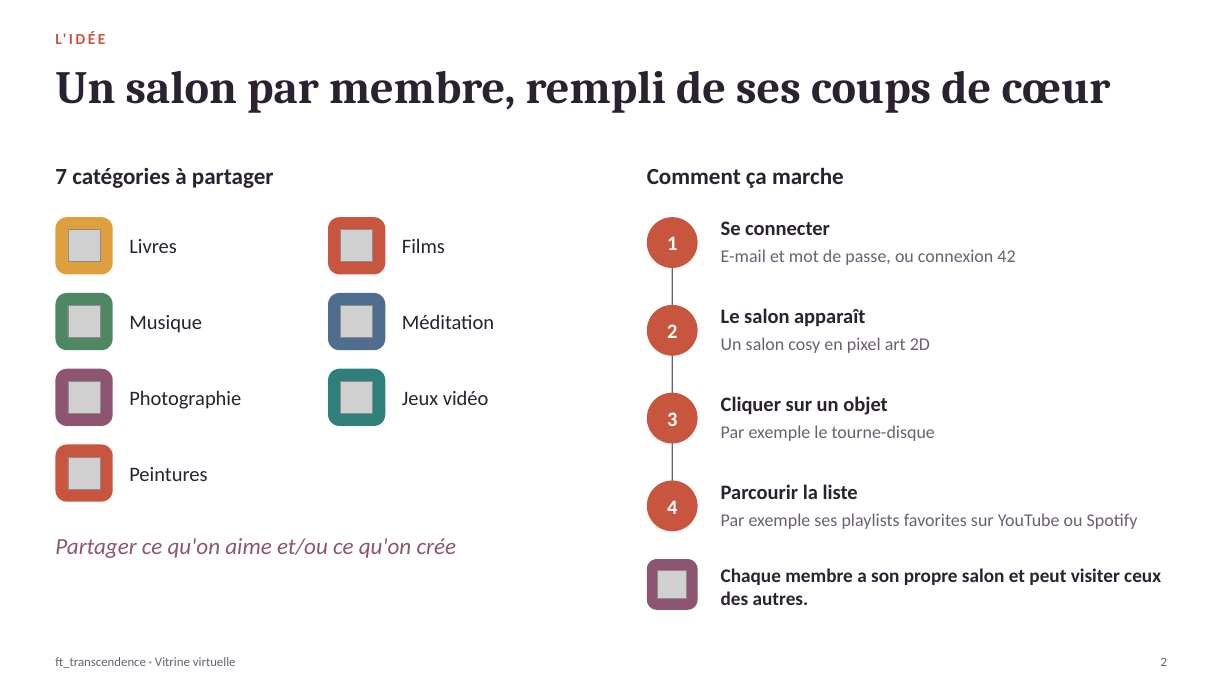
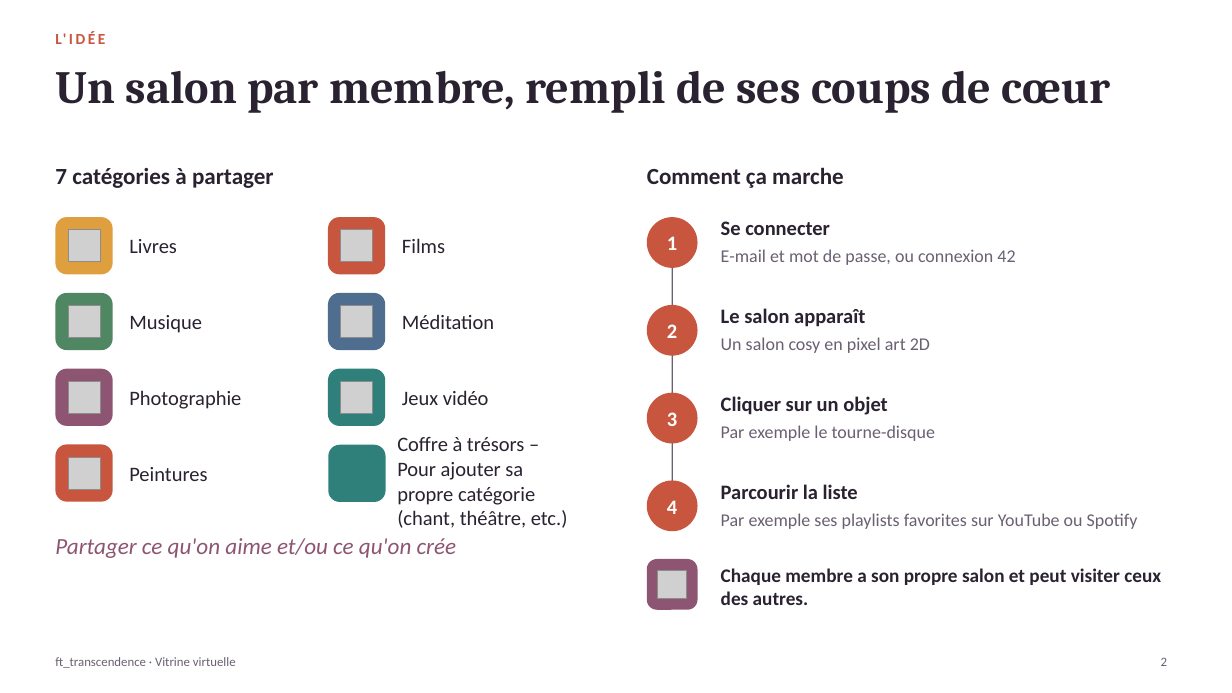
Before and after one commit to Komorebi-32/Transcendance, a slide deck: slide 2 of documentation/slides/showcase_room_overview_fr.pptx. Drawn at 1232x693 pixels with LibreOffice and Linux fonts; fonts in the diff are those of the drawing; grey boxes stand for pictures. Boxes give left, top, right and bottom in pixels: in the first picture for what was removed or moved away, otherwise in the second. Text is boxed around its words. In the diff, an @@ line names an element or a change of style, - is before the commit and + after.

```diff
--- a/documentation/slides/showcase_room_overview_fr.pptx
+++ b/documentation/slides/showcase_room_overview_fr.pptx
@@ rounded rectangle added at (x1=328, y1=445, x2=385, y2=502), fill #2F7F7B @@
@@ text added at (x1=397, y1=437, x2=568, y2=528), 16 pt, text #2A2230 @@
+Coffre à trésors – Pour ajouter sa propre catégorie (chant, théâtre, etc.)
```
Also in this commit, not shown: 1 other slide changed, 1 slide added.
